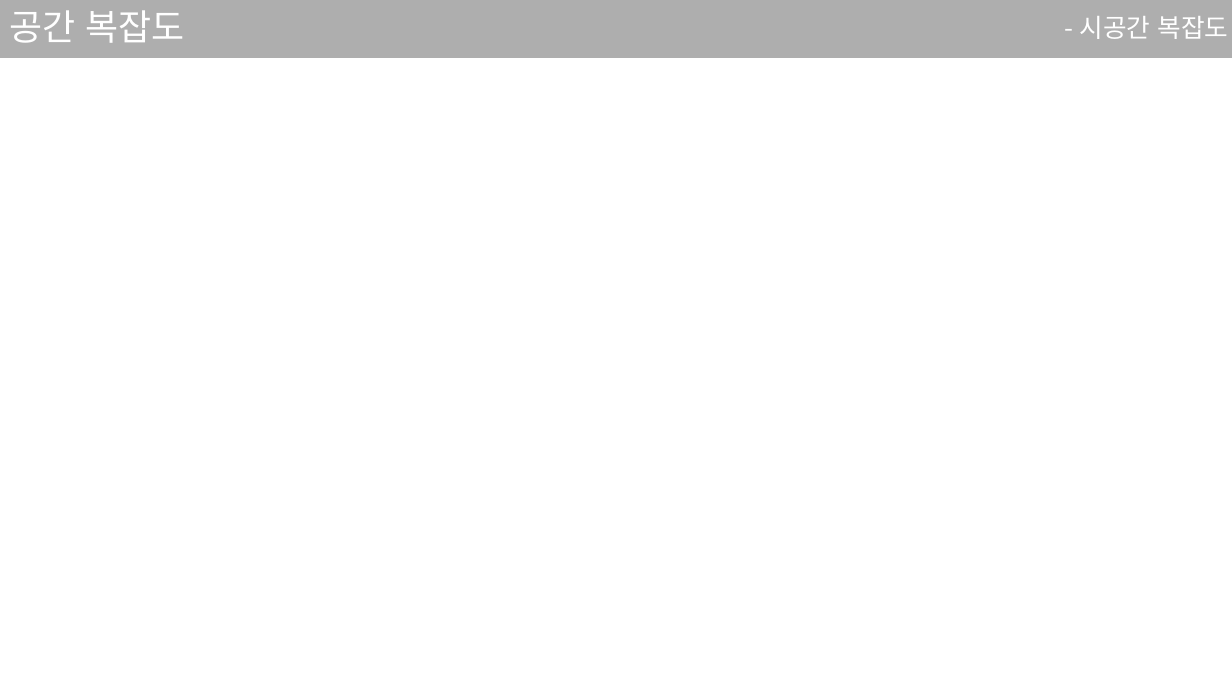
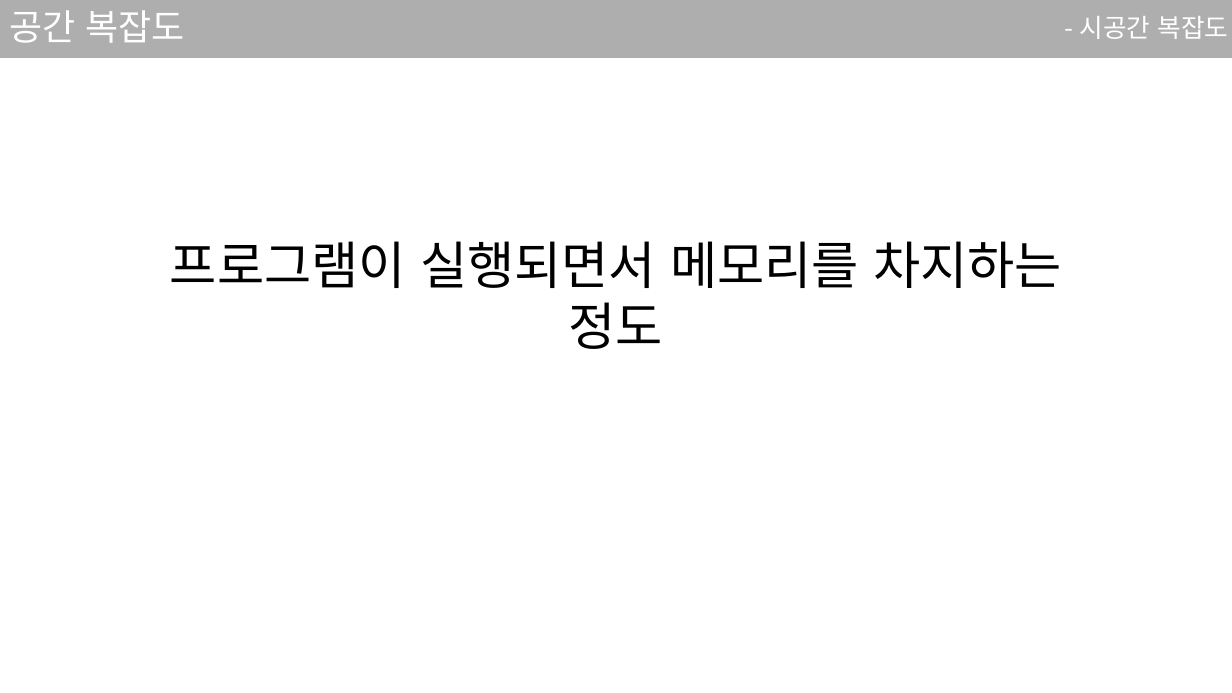
Before and after one commit to sjsjsj1246/EC_C_Language_Study, a slide deck: slide 14 of ppt/4강.pptx (slide 6 before the commit). Drawn at 1232x693 pixels with LibreOffice and Linux fonts; fonts in the diff are those of the drawing. Boxes give left, top, right and bottom in pixels: in the first picture for what was removed or moved away, otherwise in the second. Text is boxed around its words. In the diff, an @@ line names an element or a change of style, - is before the commit and + after.

```diff
--- a/ppt/4강.pptx
+++ b/ppt/4강.pptx
@@ text added at box(170, 241, 1062, 349), 40 pt, text #000000 @@
+프로그램이 실행되면서 메모리를 차지하는 정도
```
Also in this commit, not shown: 6 other slides changed, 33 slides added, 2 slides removed, 1 other file.
